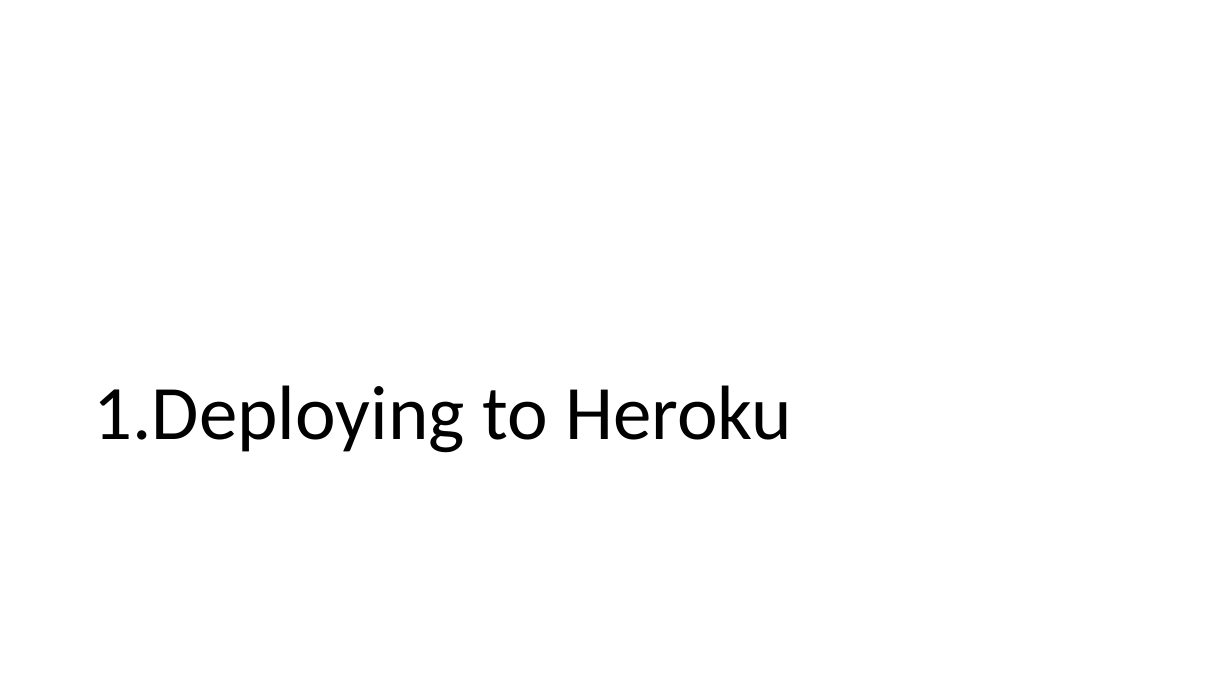
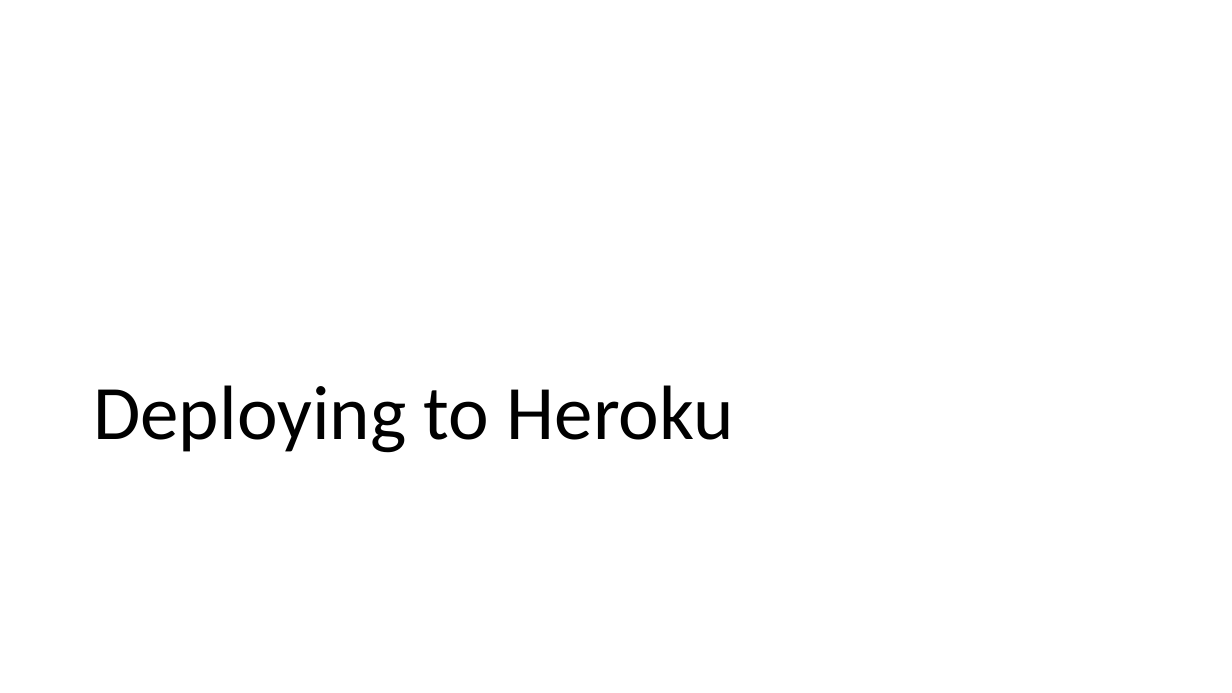
Before and after one commit to aibolit/SixOneFourEight, a slide deck: slide 17 of Presentation.pptx (slide 19 before the commit). Drawn at 1232x693 pixels with LibreOffice and Linux fonts; fonts in the diff are those of the drawing. Boxes give left, top, right and bottom in pixels: in the first picture for what was removed or moved away, otherwise in the second. Text is boxed around its words. In the diff, an @@ line names an element or a change of style, - is before the commit and + after.

```diff
--- a/Presentation.pptx
+++ b/Presentation.pptx
@@ title "Deploying to Heroku" at box(93, 385, 734, 453): bullet 1. to none @@
```
Also in this commit, not shown: 8 other slides changed, 1 slide added, 3 slides removed, 2 other files.
